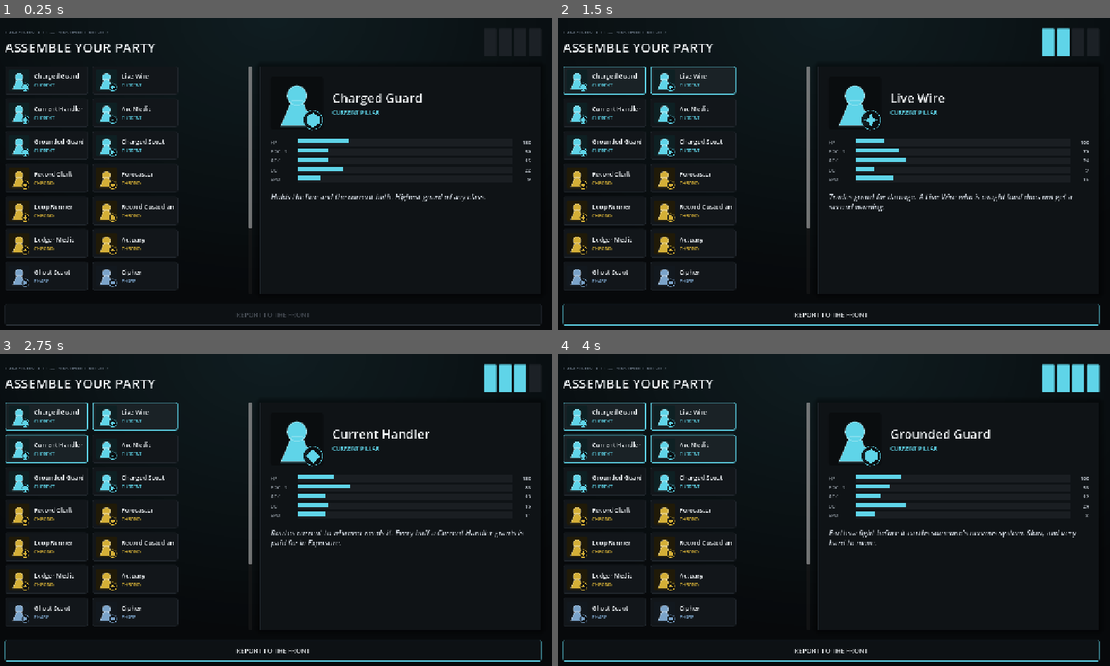
Above: before the commit, frames 1-4 (two rows, left to right).
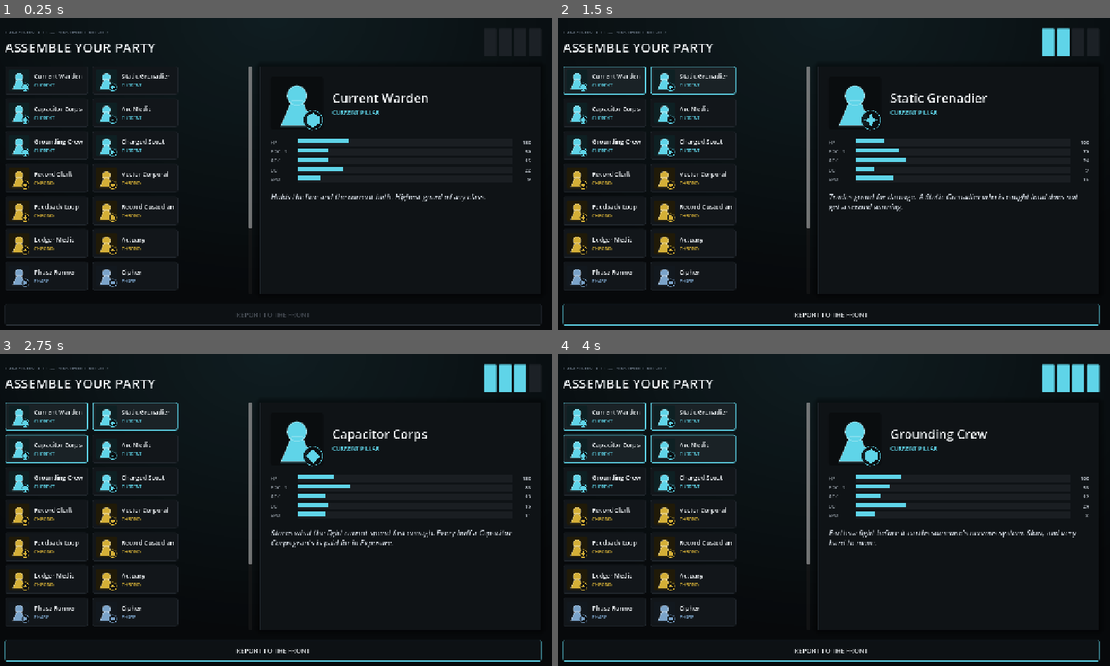
Above: after the commit, the same moments.

Repository: dancockrell/longnight-godot
Game: Godot game, scene res://scenes/ClassSelect.tscn
The game is run twice, just before and just after one commit, with the same random seed, the same clock (stepped at 60 frames per second) and the same inputs. This scene is started directly instead of the project's main scene.
Inputs (mouse positions are in pixels of both pictures, inside the frame that each line leads up to):
- Up to frame 1 (0.25 s): no input
- Up to frame 2 (1.5 s): click (602, 80) at 0.52 s; click (690, 80) at 1.27 s
- Up to frame 3 (2.75 s): click (44, 447) at 2.02 s
- Up to frame 4 (4 s): click (690, 447) at 2.77 s; click (602, 481) at 3.52 s

The runs differ from the first frame. In frame 1, 0.8% of the frame differs, in the area x 6-78%, y 17-83%; in frame 2, 1.2%; in frame 3, 1.4%, in the area x 6-95%, y 17-83%; in frame 4, 0.7%.

Commit message:
Pull class names from Camp Iron Bell's own canon vocabulary
Checked world-aflame-godot/docs/FLAVOUR-P42-BY-NOUN.md - the noun bank
the shared card game draws from for Project 42 personnel at this same
camp, same year (1944). Long Night's flavor text turned out to already
be paraphrasing it without saying so: wraith's "half out of phase" is
canon's phase runner, attenuator's flavor uses the word "attenuation"
directly (canon's own term for it). The generic sci-fi renames from the
last pass were drifting away from vocabulary that was already sitting
in the shared repo.

Pulled back to canon exactly where it exists: anchor_current -> Current
Warden, groundsman -> Grounding Crew, livewire -> Static Grenadier,
conduit -> Capacitor Corps (flavor text now borrows canon's own line
about storing what can't be spent fast enough), forecaster -> Vector
Corporal, loop_runner -> Feedback Loop, wraith -> Phase Runner,
attenuator -> Attenuator (reverted - it already was the canon term).

Classes with no canon equivalent yet (no medic noun exists in the bank)
keep last pass's plain-noun names: Arc Medic, Ledger Medic, Shadow
Medic, Record Clerk, Record Custodian, Threshold Guard, Rumour Runner,
Charged Scout. The Question stays as the deliberate inverse of canon's
"answer-seeker."

136 tests still pass unchanged - display names only.

Co-Authored-By: Claude Opus 5 <noreply@anthropic.com>

Diff:
--- a/scripts/data/classes.gd
+++ b/scripts/data/classes.gd
@@ -28,19 +28,19 @@
 ## that is a property of a written individual, not an archetype).
 const ALL := [
 	# ---------------------------------------------------------- CURRENT --
-	{"id":"anchor_current","name":"Charged Guard","pillar":CURRENT,"origin_year":1944,"role":"anchor",
+	{"id":"anchor_current","name":"Current Warden","pillar":CURRENT,"origin_year":1944,"role":"anchor",
 	 "hp":180,"focus":50,"atk":15,"def":22,"spd":9,
 	 "flavor":"Holds the line and the current both. Highest guard of any class."},
-	{"id":"livewire","name":"Live Wire","pillar":CURRENT,"origin_year":1944,"role":"wildcard",
+	{"id":"livewire","name":"Static Grenadier","pillar":CURRENT,"origin_year":1944,"role":"wildcard",
 	 "hp":100,"focus":70,"atk":24,"def":9,"spd":15,
-	 "flavor":"Trades guard for damage. A Live Wire who is caught loud does not get a second warning."},
-	{"id":"conduit","name":"Current Handler","pillar":CURRENT,"origin_year":1944,"role":"quartermaster",
+	 "flavor":"Trades guard for damage. A Static Grenadier who is caught loud does not get a second warning."},
+	{"id":"conduit","name":"Capacitor Corps","pillar":CURRENT,"origin_year":1944,"role":"quartermaster",
 	 "hp":130,"focus":85,"atk":13,"def":15,"spd":11,
-	 "flavor":"Routes current to whoever needs it. Every buff a Current Handler grants is paid for in Exposure."},
+	 "flavor":"Stores what the fight cannot spend fast enough. Every buff a Capacitor Corps grants is paid for in Exposure."},
 	{"id":"arc_medic","name":"Arc Medic","pillar":CURRENT,"origin_year":1944,"role":"medic",
 	 "hp":128,"focus":90,"atk":11,"def":14,"spd":12,
 	 "flavor":"Field medicine run through a coil. Effective, and never once explained to the patient."},
-	{"id":"groundsman","name":"Grounded Guard","pillar":CURRENT,"origin_year":1944,"role":"anchor",
+	{"id":"groundsman","name":"Grounding Crew","pillar":CURRENT,"origin_year":1944,"role":"anchor",
 	 "hp":160,"focus":55,"atk":12,"def":24,"spd":8,
 	 "flavor":"Earths a fight before it earths someone's nervous system. Slow, and very hard to move."},
 	{"id":"voltaic_scout","name":"Charged Scout","pillar":CURRENT,"origin_year":1944,"role":"infiltrator",
@@ -50,10 +50,10 @@
 	{"id":"archivist","name":"Record Clerk","pillar":CHRONO,"origin_year":1944,"role":"analyst",
 	 "hp":118,"focus":95,"atk":12,"def":13,"spd":13,
 	 "flavor":"Weakens what the record already doubts. Strongest against anything undocumented."},
-	{"id":"forecaster","name":"Forecaster","pillar":CHRONO,"origin_year":1944,"role":"analyst",
+	{"id":"forecaster","name":"Vector Corporal","pillar":CHRONO,"origin_year":1944,"role":"analyst",
 	 "hp":122,"focus":92,"atk":16,"def":12,"spd":14,
 	 "flavor":"Knows how a fight ends before the first blow. Says nothing, and lands the second one."},
-	{"id":"loop_runner","name":"Loop Runner","pillar":CHRONO,"origin_year":1944,"role":"wildcard",
+	{"id":"loop_runner","name":"Feedback Loop","pillar":CHRONO,"origin_year":1944,"role":"wildcard",
 	 "hp":108,"focus":80,"atk":20,"def":10,"spd":20,
 	 "flavor":"Acts first, always. A closed loop has to start somewhere."},
 	{"id":"custodian","name":"Record Custodian","pillar":CHRONO,"origin_year":1944,"role":"anchor",
@@ -66,7 +66,7 @@
 	 "hp":114,"focus":78,"atk":22,"def":9,"spd":16,
 	 "flavor":"Works entirely in probabilities. Devastating when the odds run long, silent when they don't."},
 	# ------------------------------------------------------------ PHASE --
-	{"id":"wraith","name":"Ghost Scout","pillar":PHASE,"origin_year":1944,"role":"infiltrator",
+	{"id":"wraith","name":"Phase Runner","pillar":PHASE,"origin_year":1944,"role":"infiltrator",
 	 "hp":102,"focus":90,"atk":21,"def":8,"spd":19,
 	 "flavor":"Half out of phase at all times. Hard to hit. Harder, some nights, to be sure of."},
 	{"id":"cipher","name":"Cipher","pillar":PHASE,"origin_year":1944,"role":"analyst",
@@ -81,7 +81,7 @@
 	{"id":"rumour","name":"Rumour Runner","pillar":PHASE,"origin_year":1944,"role":"quartermaster",
 	 "hp":116,"focus":82,"atk":12,"def":12,"spd":16,
 	 "flavor":"Spreads a misdirection thin enough that everyone believes a different piece of it."},
-	{"id":"attenuator","name":"Faded Soldier","pillar":PHASE,"origin_year":1944,"role":"wildcard",
+	{"id":"attenuator","name":"Attenuator","pillar":PHASE,"origin_year":1944,"role":"wildcard",
 	 "hp":98,"focus":96,"atk":26,"def":7,"spd":17,
 	 "flavor":"The furthest out of phase a person can go and still come back. Most nights."},
 	# ---------------------------------------------------------- HYBRIDS --
